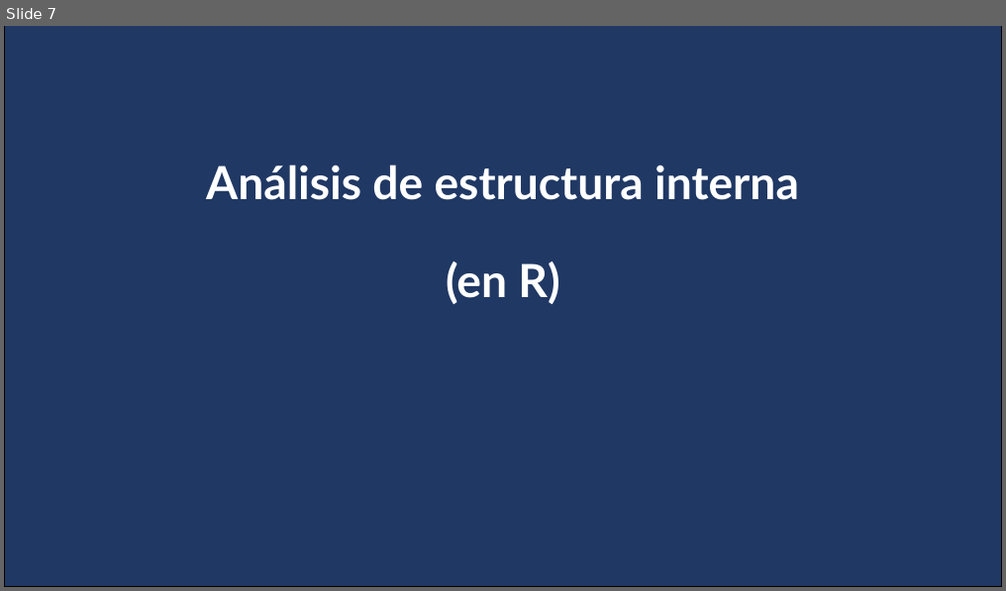
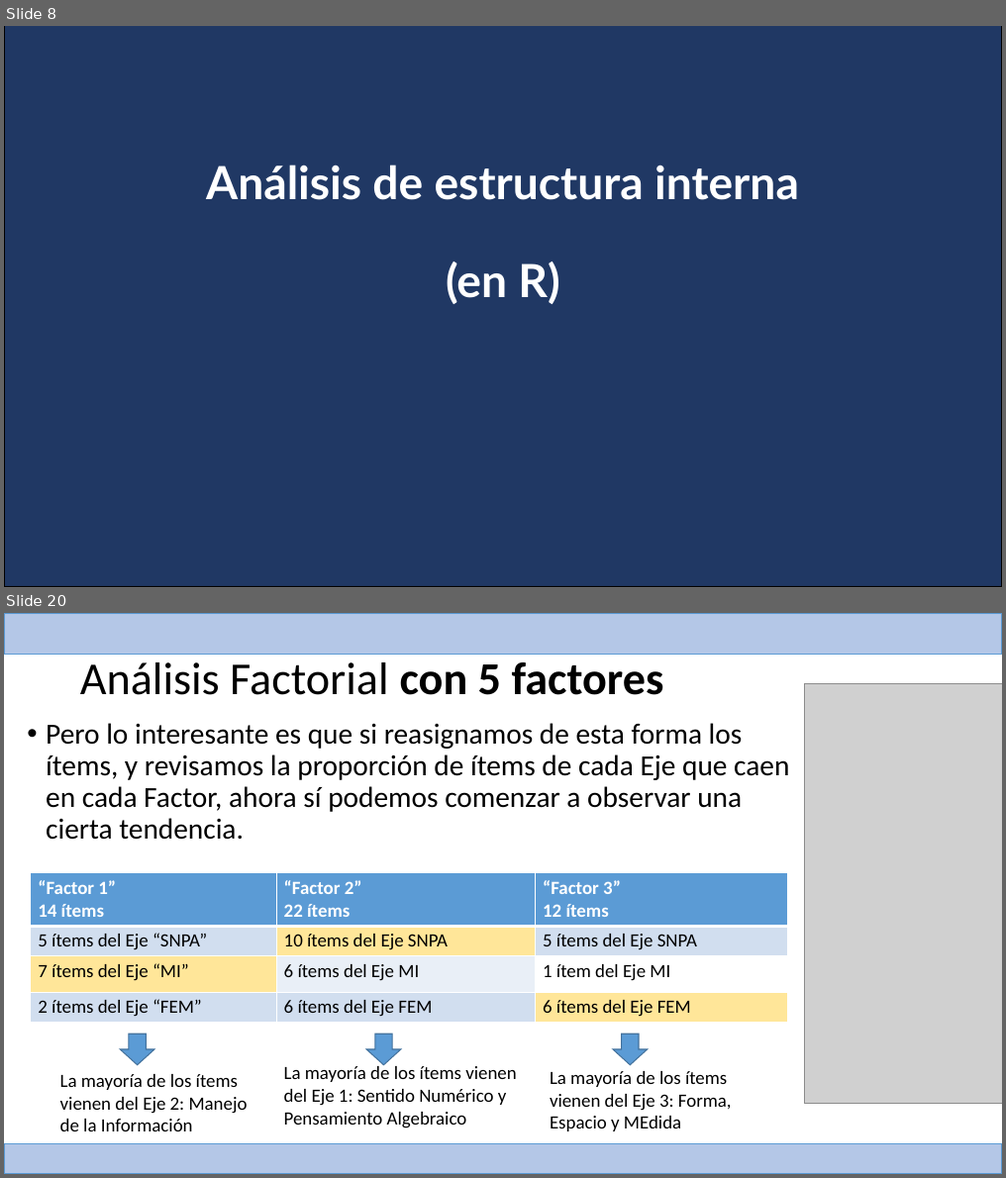
Before and after one commit to Adrifelcha/afchavez-019, a slide deck: RIMEDIE/Mat09_2015/Assessing the Model/Reporte_Resumen_Indices_TCT_AFC_AFE_MAT09.pptx. Shown one above the other, each under a label of ours: slide 7 before the commit, slides 8 and 20 after it; the slides between them are not shown. The pictures are 1006x591 and 1006x1178 pixels, drawn with LibreOffice and Linux fonts; fonts in the diff are those of the drawing; grey boxes stand for pictures. Boxes give left, top, right and bottom in pixels: in the first picture for what was removed or moved away, otherwise in the second. Text is boxed around its words. In the diff, an @@ line names an element or a change of style, - is before the commit and + after.

```diff
--- a/RIMEDIE/Mat09_2015/Assessing the Model/Reporte_Resumen_Indices_TCT_AFC_AFE_MAT09.pptx
+++ b/RIMEDIE/Mat09_2015/Assessing the Model/Reporte_Resumen_Indices_TCT_AFC_AFE_MAT09.pptx
@@ slide 20 added at [4, 613, 1002, 1174], background #FFFFFF @@
@@ rectangle added at [4, 613, 1002, 655], fill #B4C7E7, outline #5B9BD5 1 pt @@
@@ title added at [80, 663, 664, 695], 44 pt, text #000000 @@
+Análisis Factorial con 5 factores
@@ picture added at [804, 683, 1002, 1103] @@
@@ text added at [46, 723, 789, 840], 28 pt, text #000000 @@
+• Pero lo interesante es que si reasignamos de esta forma los ítems, y revisamos la proporción de ítems de cada Eje que caen en cada Factor, ahora sí podemos comenzar a observar una cierta tendencia.
@@ table added at [30, 872, 788, 1022], 4 rows, 3 columns @@
+“Factor 1” / 14 ítems | “Factor 2” / 22 ítems | “Factor 3” / 12 ítems
+5 ítems del Eje “SNPA” | 10 ítems del Eje SNPA | 5 ítems del Eje SNPA
+7 ítems del Eje “MI” | 6 ítems del Eje MI | 1 ítem del Eje MI
+2 ítems del Eje “FEM” | 6 ítems del Eje FEM | 6 ítems del Eje FEM
@@ down arrow added at [120, 1034, 154, 1065], fill #5B9BD5, outline #43739E 1 pt @@
@@ down arrow added at [366, 1034, 401, 1065], fill #5B9BD5, outline #43739E 1 pt @@
@@ down arrow added at [614, 1034, 648, 1065], fill #5B9BD5, outline #43739E 1 pt @@
@@ text added at [60, 1074, 248, 1132], 18 pt, text #000000 @@
+La mayoría de los ítems vienen del Eje 2: Manejo de la Información
@@ text added at [284, 1064, 516, 1129], 18 pt, text #000000 @@
+La mayoría de los ítems vienen del Eje 1: Sentido Numérico y Pensamiento Algebraico
@@ text added at [549, 1071, 732, 1132], 18 pt, text #000000 @@
+La mayoría de los ítems vienen del Eje 3: Forma, Espacio y MEdida
@@ rectangle added at [4, 1145, 1002, 1174], fill #B4C7E7, outline #5B9BD5 1 pt @@
@@ what was slide 7 is now slide 8 @@
```
Also in this commit, not shown: 1 slide changed, 12 other slides added, 4 slides removed, 4 other files.
